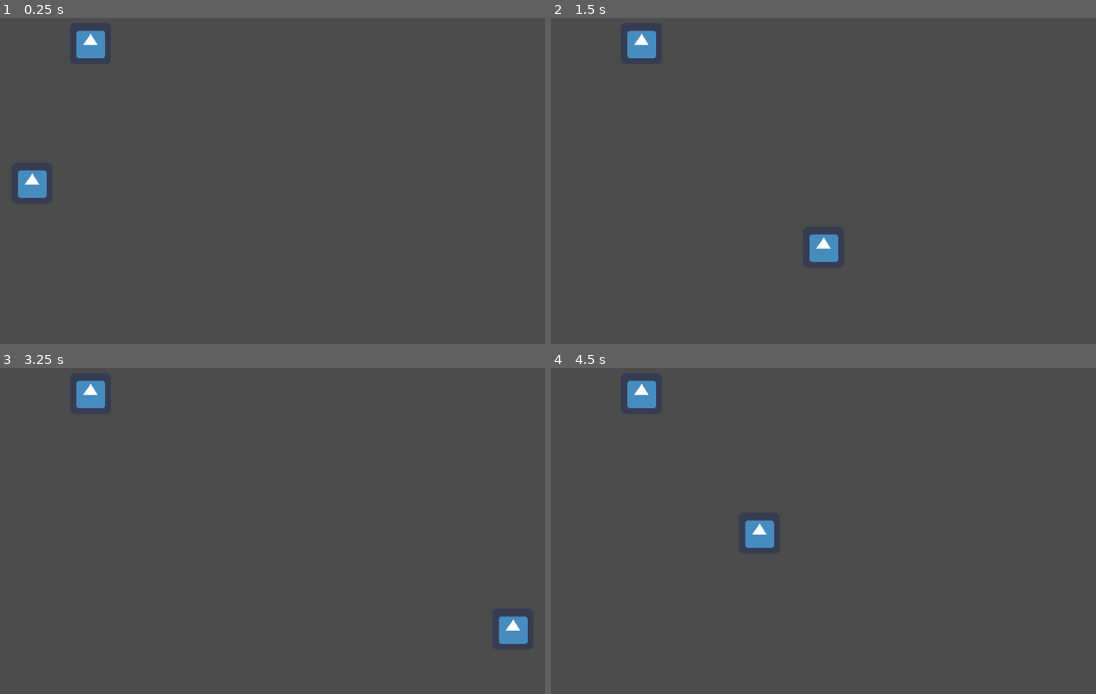
Above: before the commit, frames 1-4 (two rows, left to right).
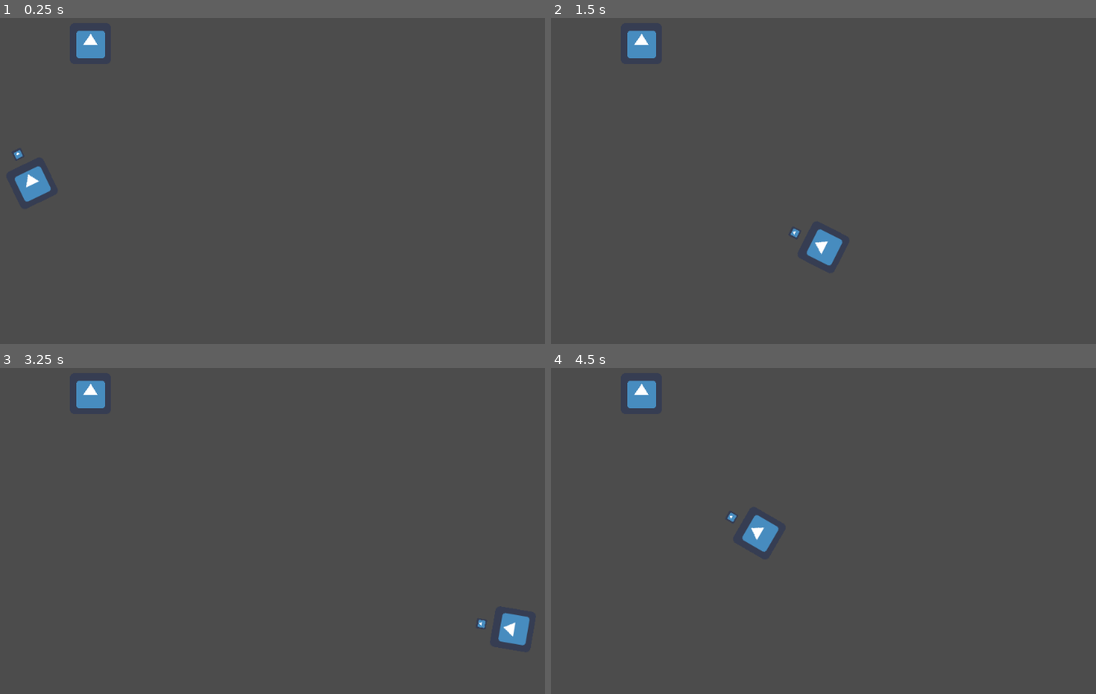
Above: after the commit, the same moments.

Repository: moisesjbc/spain-game-dev-jam-3
Game: Godot game, scene res://gameplay/main/main.tscn
Two runs of this game, one before a commit and one after it. Both use one fixed random seed, a clock stepped at 60 frames per second and the inputs below. The engine's default icon, where the game draws it, is replaced by a stand-in: a white triangle on a blue panel in a dark square.
Inputs (mouse positions are in pixels of both pictures, inside the frame that each line leads up to):
- Up to frame 1 (0.25 s): no input
- Up to frame 2 (1.5 s): tap Enter at 0.5 s; move the mouse to (948, 132) at 0.52 s; hold Right (ui_right) 0.53-1.28 s; move the mouse to (670, 171) at 1.27 s; hold Down (ui_down) from 1.28 s (still down)
- Up to frame 3 (3.25 s): move the mouse to (316, 416) at 2.02 s; release Down (ui_down) at 2.03 s; hold Right (ui_right) 2.03-2.78 s; tap Space at 2.75 s; move the mouse to (218, 579) at 2.77 s; hold Up (ui_up) from 2.78 s (still down)
- Up to frame 4 (4.5 s): move the mouse to (997, 560) at 3.52 s; release Up (ui_up) at 3.53 s; hold Left (ui_left) from 3.53 s (still down); move the mouse to (605, 442) at 4.27 s

The runs differ from the first frame. In frame 1, 0.2% of the frame differs, in the area x 2-10%, y 40-57%; in frame 2, 0.2%; in frame 3, 0.2%; in frame 4, 0.2%, in the area x 32-42%, y 44-57%.

Commit message:
Añade rotación del jugador

Diff:
--- a/godot-project/gameplay/player/player.gd
+++ b/godot-project/gameplay/player/player.gd
@@ -6,6 +6,7 @@
 
 func _physics_process(delta):
 	_process_player_movement(delta)
+	_process_player_rotation()
 
 
 func _process_player_movement(delta):
@@ -21,3 +22,7 @@
 		velocity.x += 1
 
 	var _result = move_and_collide(velocity * movement_speed * delta)
+
+
+func _process_player_rotation():
+	look_at(get_global_mouse_position())
--- a/godot-project/gameplay/player/player.tscn
+++ b/godot-project/gameplay/player/player.tscn
@@ -7,4 +7,11 @@
 script = ExtResource( 2 )
 
 [node name="body_sprite" type="Sprite" parent="."]
+rotation = 1.5708
 texture = ExtResource( 1 )
+
+[node name="aim_sprite" type="Sprite" parent="."]
+position = Vector2( 50, 0 )
+rotation = 1.5708
+scale = Vector2( 0.25, 0.25 )
+texture = ExtResource( 1 )
